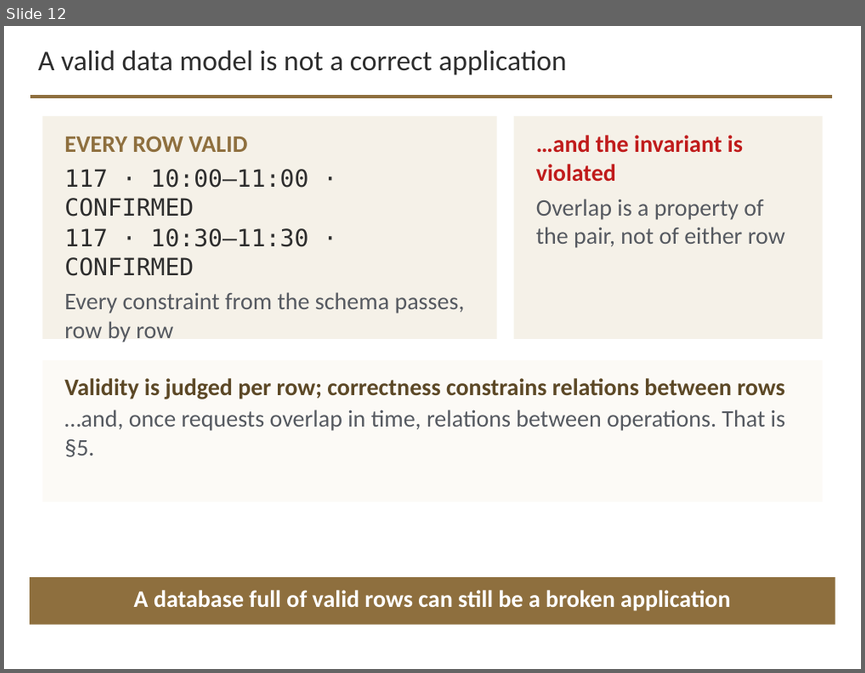
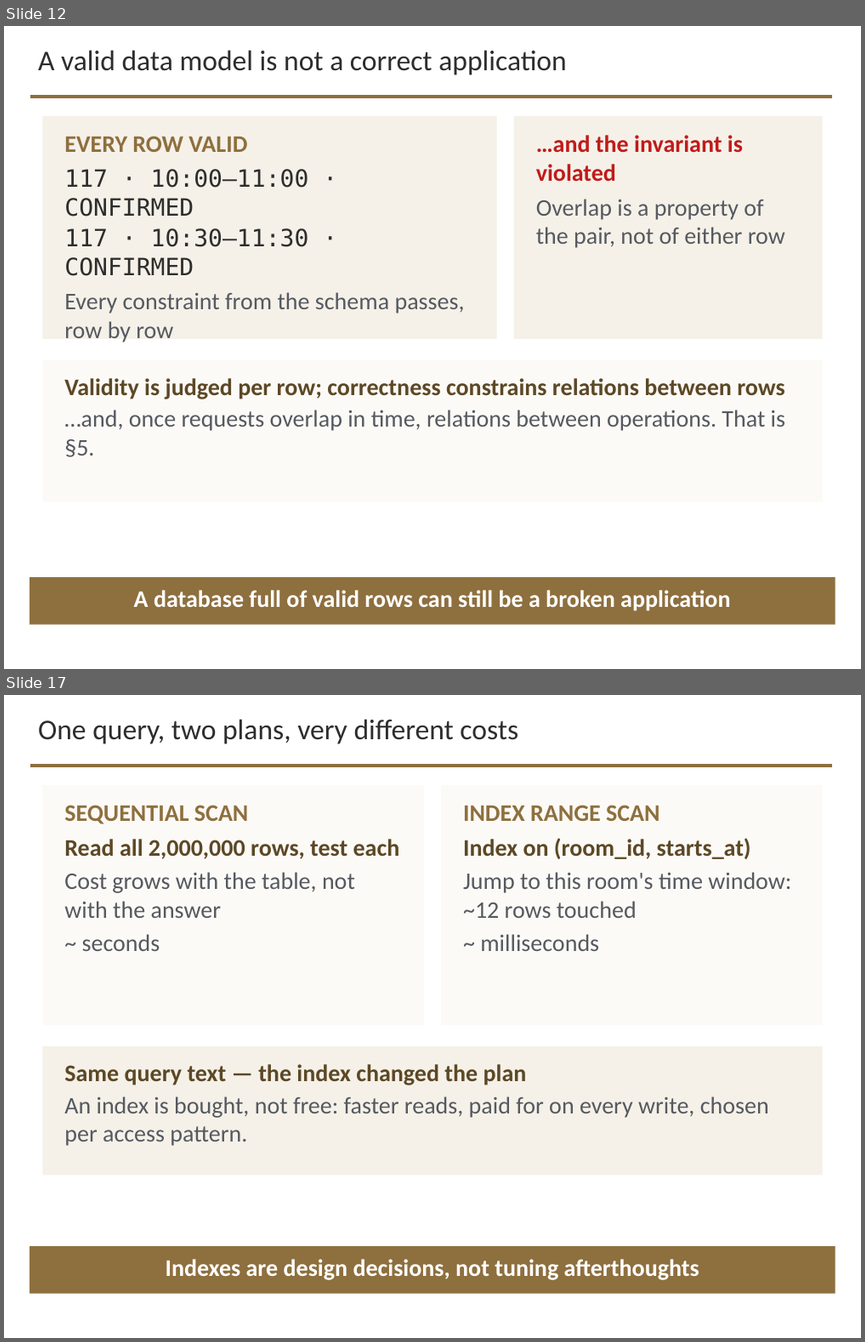
Before and after one commit to davisjam/model-based-agentic-software-engineering, a slide deck: course/lectures/act-3-software-in-the-world/02-compute-environments-and-data-management/3-2-Data-Management.pptx. Shown one above the other, each under a label of ours: slide 12 before the commit, slides 12 and 17 after it; the slides between them are not shown. The pictures are 865x673 and 865x1342 pixels, drawn with LibreOffice and Linux fonts; fonts in the diff are those of the drawing; background and template pictures are left out. Boxes give left, top, right and bottom in pixels: in the first picture for what was removed or moved away, otherwise in the second. Text is boxed around its words. In the diff, an @@ line names an element or a change of style, - is before the commit and + after.

```diff
--- a/course/lectures/act-3-software-in-the-world/02-compute-environments-and-data-management/3-2-Data-Management.pptx
+++ b/course/lectures/act-3-software-in-the-world/02-compute-environments-and-data-management/3-2-Data-Management.pptx
@@ slide 17 added at [4, 695, 861, 1338], background #FFFFFF; not listed: 1 template element that a slide beside it also shows @@
@@ text added at [38, 719, 518, 744], 24 pt, text #2D2D2D @@
+One query, two plans, very different costs
@@ rectangle added at [42, 785, 424, 1025], fill #FCFAF6 @@
@@ rectangle added at [441, 785, 823, 1025], fill #FCFAF6 @@
@@ text added at [64, 805, 400, 951], 20 pt, text #555960 @@
+SEQUENTIAL SCAN
+Read all 2,000,000 rows, test each
+Cost grows with the table, not with the answer
+~ seconds
@@ text added at [463, 805, 791, 951], 20 pt, text #555960 @@
+INDEX RANGE SCAN
+Index on (room_id, starts_at)
+Jump to this room's time window: ~12 rows touched
+~ milliseconds
@@ rectangle added at [42, 1046, 823, 1174], fill #F5F1E8 @@
@@ text added at [64, 1064, 769, 1145], 20 pt, text #555960 @@
+Same query text — the index changed the plan
+An index is bought, not free: faster reads, paid for on every write, chosen per access pattern.
@@ rectangle added at [30, 1246, 835, 1293], fill #8E6F3E @@
@@ text added at [166, 1259, 699, 1280], 20 pt, text #FFFFFF, bold @@
+Indexes are design decisions, not tuning afterthoughts
```
Also in this commit, not shown: 5 other slides added.
